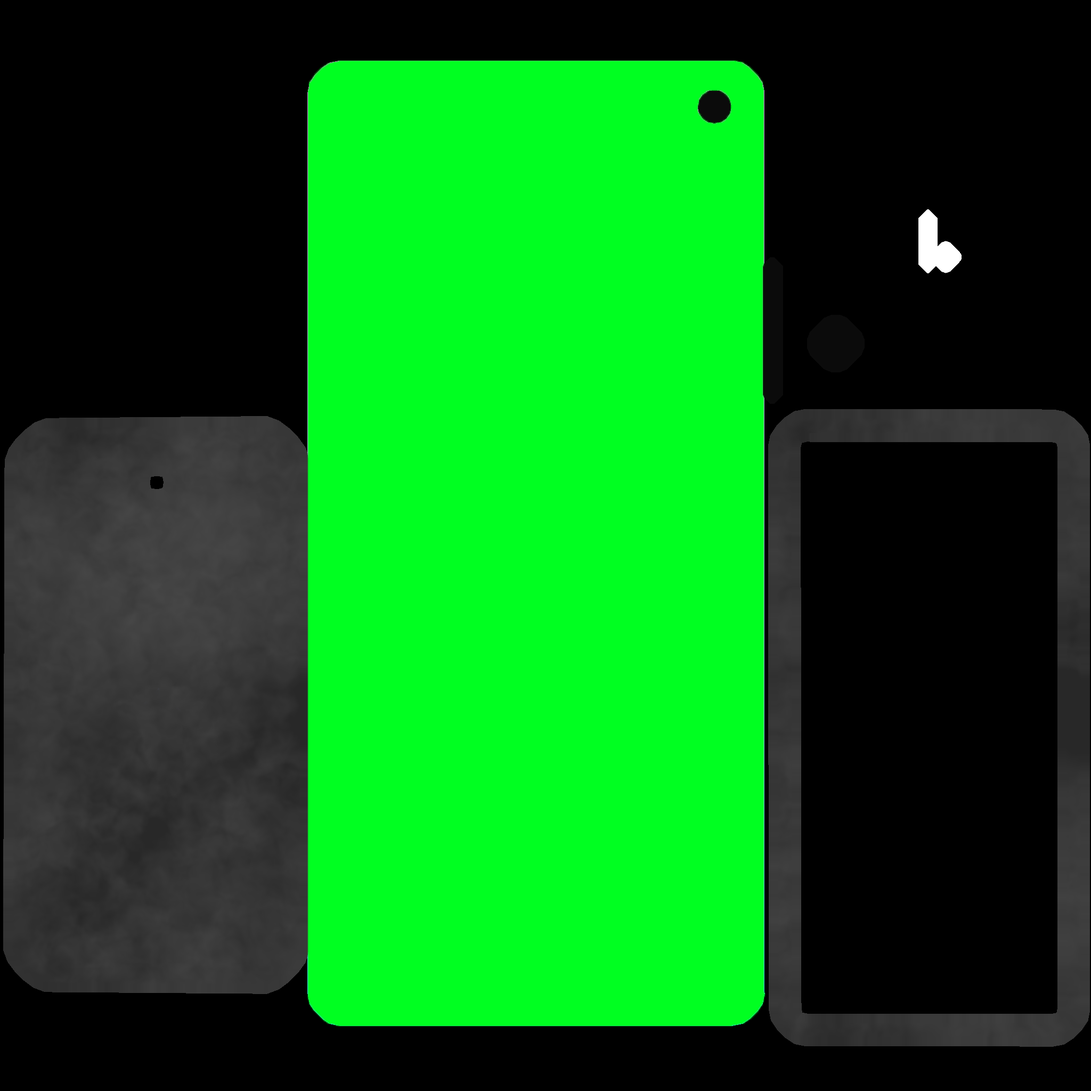
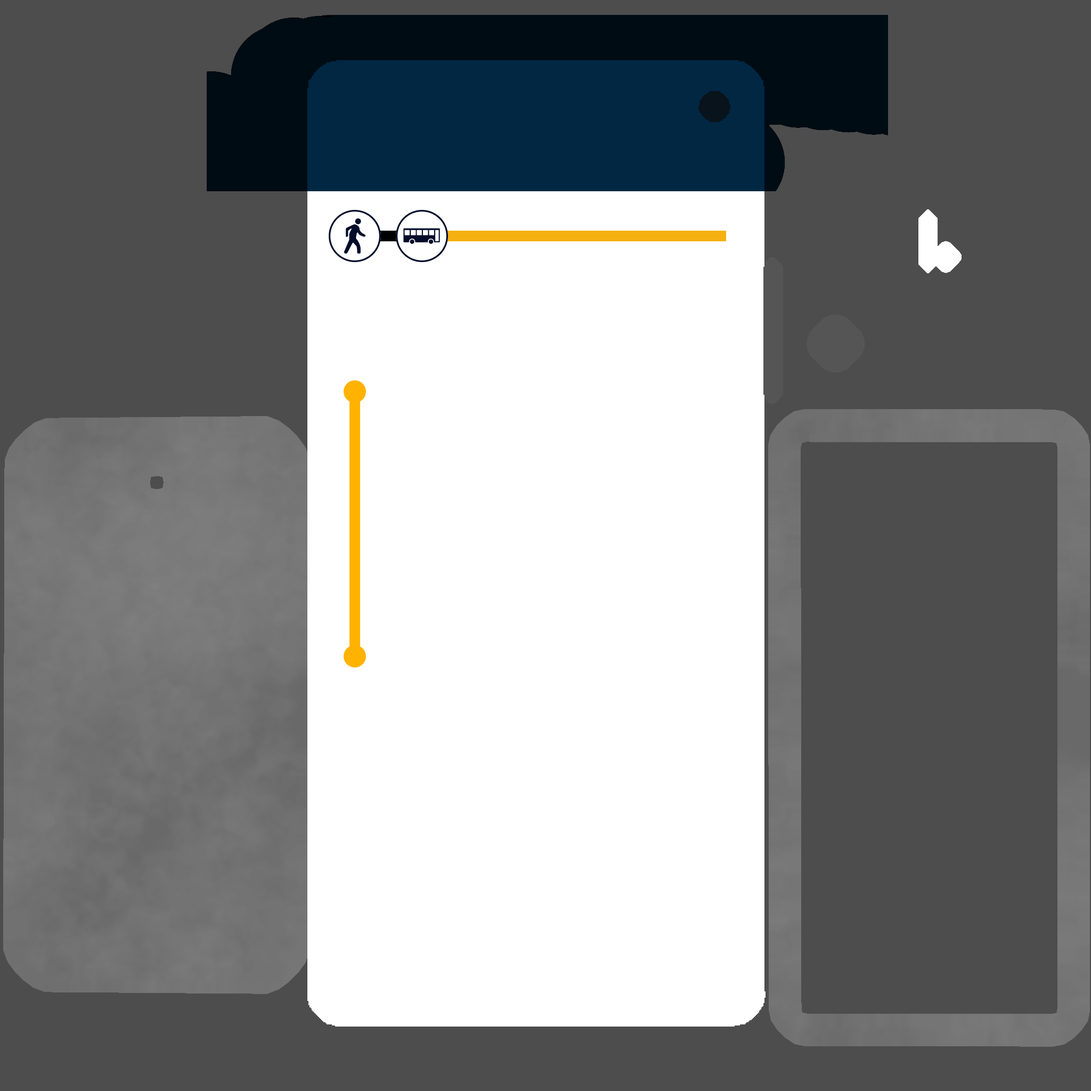
Layers edited between the first and the second 1091x1091 image:
added layer "Lag 4" above "Lag 3" over [328, 209, 382, 263]
added layer "Lag 3" above "Streg 3" over [395, 209, 449, 263]
added layer "Streg 3" above "Ellipse 1 kopier" over [349, 393, 361, 657]
added layer "Ellipse 1 kopier" above "Ellipse 1" over [343, 645, 367, 668]
added layer "Ellipse 1" above "Streg 2" over [343, 380, 367, 403]
added layer "Streg 2" above "Streg 1" over [372, 230, 420, 242]
added layer "Streg 1" above "Lag 2 kopier" over [407, 230, 727, 242]
added layer "Lag 2 kopier" above "Lag 2" over [0, 0, 1091, 1091]
unmasked "Lag 1" over [307, 60, 766, 1028]
